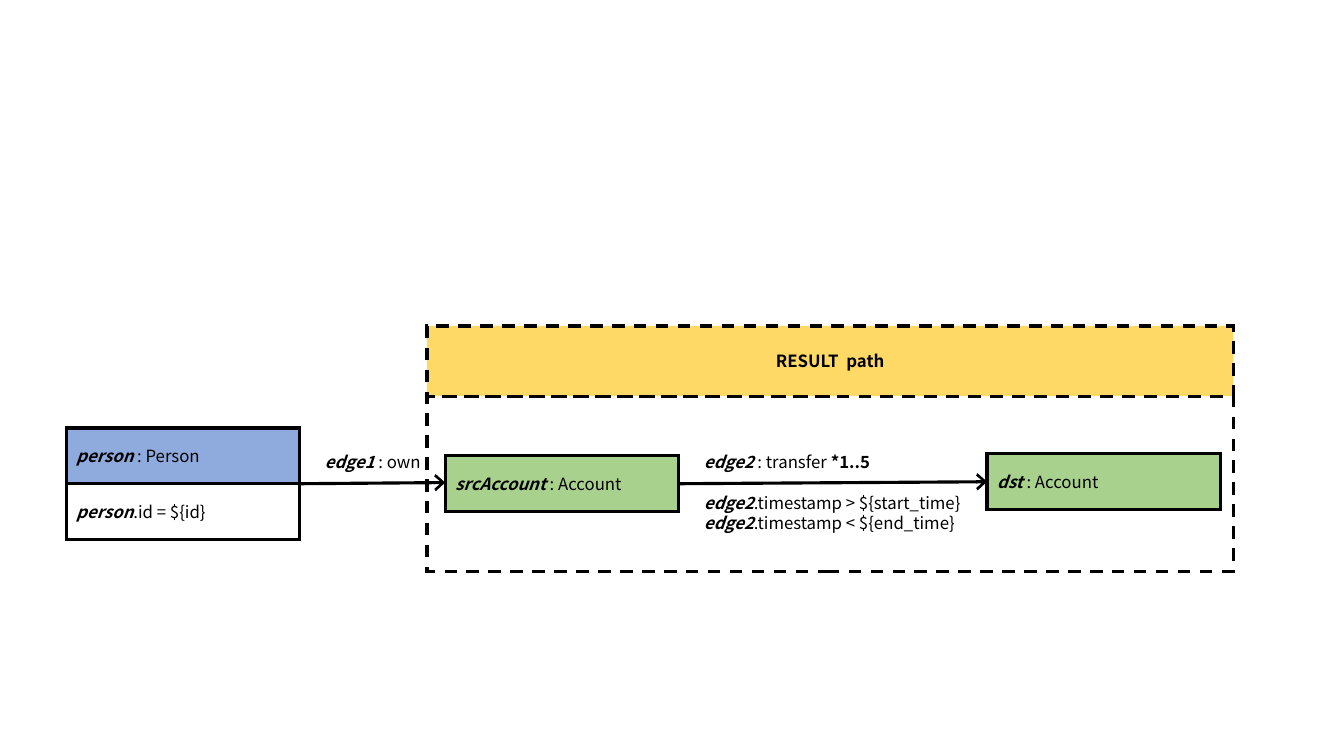
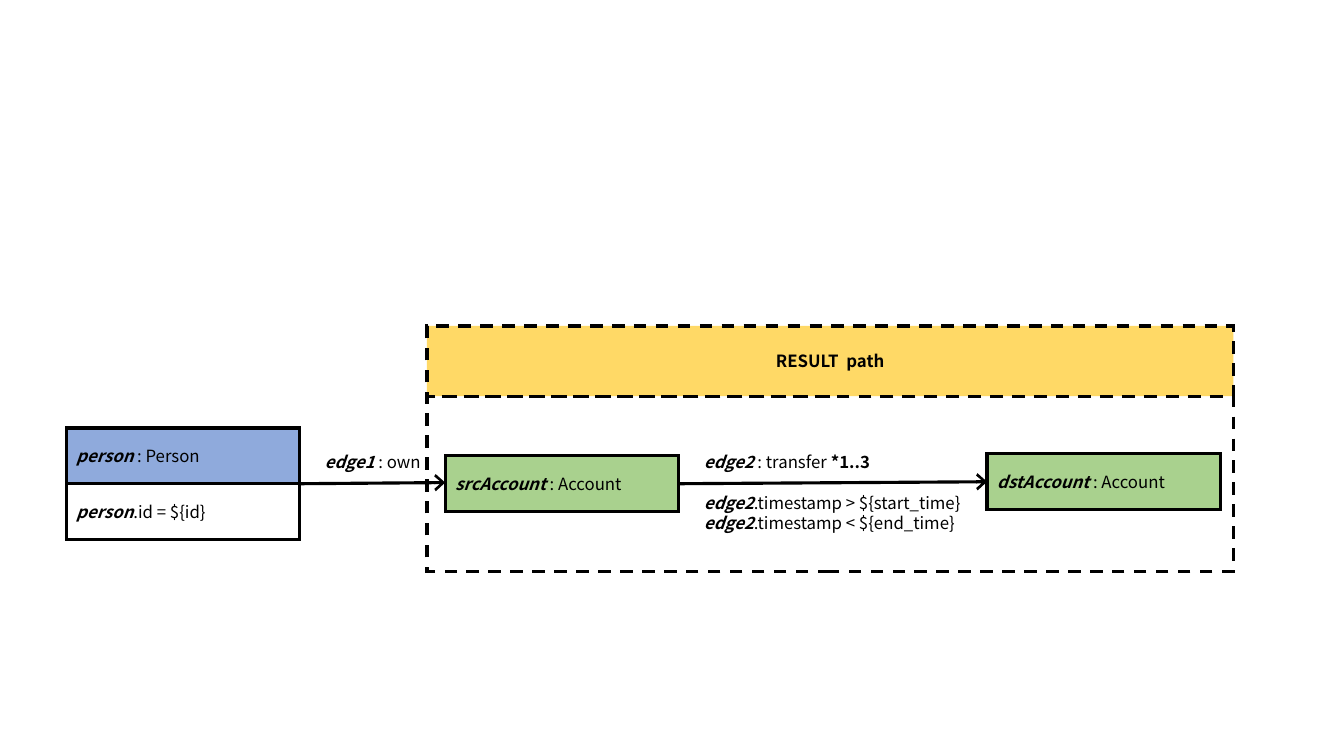
Before and after one commit to ldbc/ldbc_finbench_docs, a slide deck: slide 7 of patterns/transaction-complex-read.pptx. Drawn at 1344x756 pixels with LibreOffice and Linux fonts; fonts in the diff are those of the drawing. Boxes give left, top, right and bottom in pixels: in the first picture for what was removed or moved away, otherwise in the second. Text is boxed around its words. In the diff, an @@ line names an element or a change of style, - is before the commit and + after.

```diff
--- a/patterns/transaction-complex-read.pptx
+++ b/patterns/transaction-complex-read.pptx
@@ text at (704,454,870,472): text changed @@
-edge2 : transfer *1..5
+edge2 : transfer *1..3
@@ text in rectangle at (997,474,1164,488): text changed; bold on; italic on @@
-dst : Account
+dstAccount : Account
```
Also in this commit, not shown: 5 other files.
